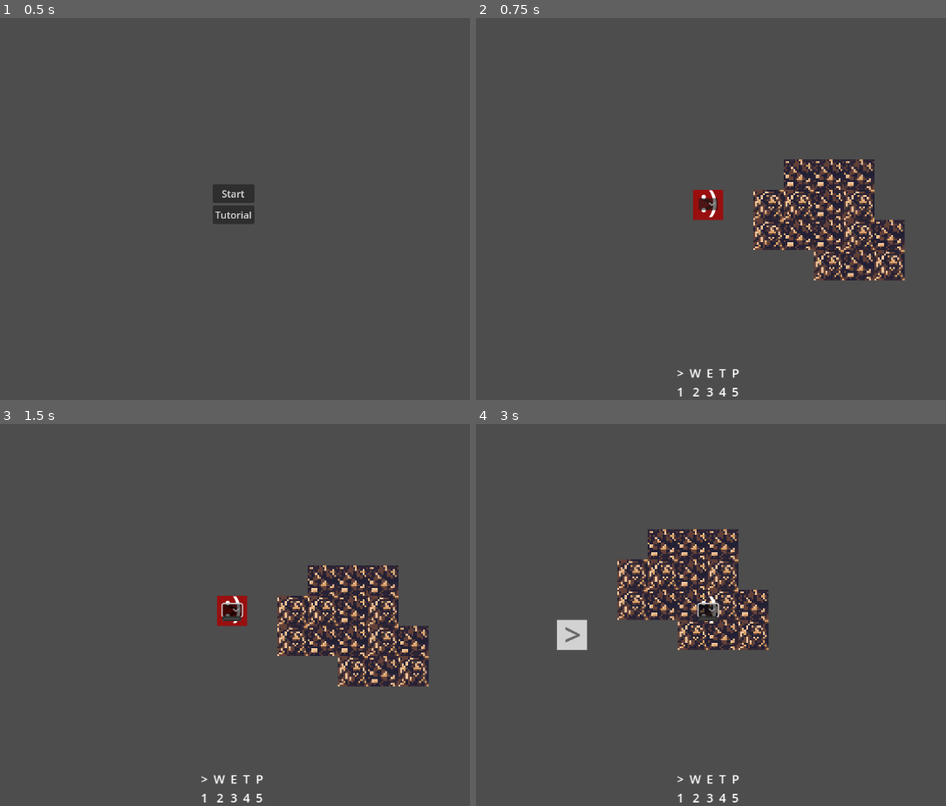
Above: before the commit, frames 1-4 (two rows, left to right).
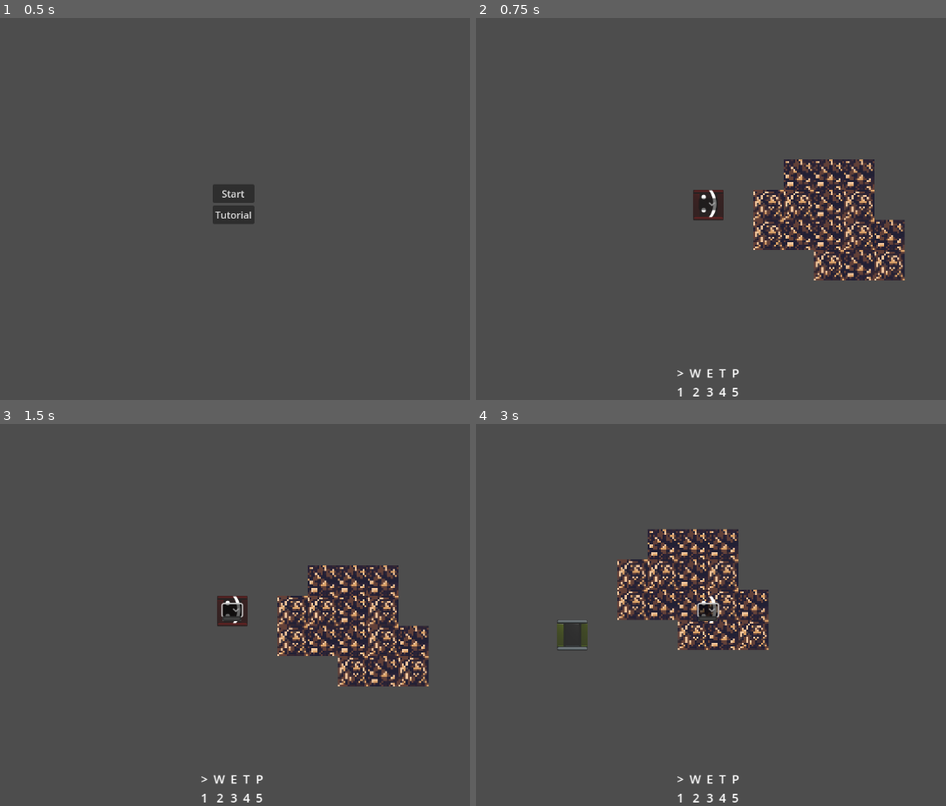
Above: after the commit, the same moments.

Repository: ArtyuiCraft/ScrapYard
Game: Godot game, scene res://scenes/main_menu.tscn
The game is run twice, just before and just after one commit, with the same random seed, the same clock (stepped at 60 frames per second) and the same inputs.
Inputs (mouse positions are in pixels of both pictures, inside the frame that each line leads up to):
- Up to frame 1 (0.5 s): no input
- Up to frame 2 (0.75 s): click "Start" at 0.5 s
- Up to frame 3 (1.5 s): click (230, 611) at 1.25 s
- Up to frame 4 (3 s): tap Enter at 2 s; move the mouse to (861, 592) at 2.02 s; hold D (right) 2.03-2.78 s; tap Mouse wheel down (Scroll_down) at 2.1 s; move the mouse to (570, 630) at 2.77 s; hold Down (down) from 2.78 s (still down); tap Mouse wheel up (Scroll_up) at 2.85 s

Frame 1 is identical in both runs. In frame 2, 0.4% of the frame differs, in the area x 46-53%, y 44-53%; in frame 3, 0.4%; in frame 4, 0.5%, in the area x 17-24%, y 51-60%.

Commit message:
cooool textures

Diff:
--- a/Items/BulletItem.tscn
+++ b/Items/BulletItem.tscn
@@ -10,6 +10,7 @@
 [node name="BaseItem" parent="." instance=ExtResource("1_5ia6g")]
 
 [node name="|" type="Label" parent="BaseItem"]
+z_index = 5
 offset_left = -5.0
 offset_top = -14.0
 offset_right = 8.0
--- a/Items/Scrap.tscn
+++ b/Items/Scrap.tscn
@@ -10,7 +10,7 @@
 [node name="BaseItem" parent="." instance=ExtResource("1_jfudc")]
 
 [node name="S" type="Label" parent="BaseItem"]
-z_index = 2
+z_index = 6
 offset_left = -4.0
 offset_top = -12.0
 offset_right = 36.0
--- a/Items/base_item.tscn
+++ b/Items/base_item.tscn
@@ -8,13 +8,11 @@
 
 [node name="BaseItem" type="CharacterBody2D"]
 z_index = 2
-collision_layer = 0
-collision_mask = 0
+collision_layer = 2
 script = ExtResource("1_2bbic")
 
 [node name="Pickup+Belt" type="Area2D" parent="." groups=["item"]]
 collision_layer = 2
-collision_mask = 2
 
 [node name="Collision" type="CollisionShape2D" parent="Pickup+Belt"]
 shape = SubResource("CapsuleShape2D_i7ox0")
--- a/Objects/Conveyor.tscn
+++ b/Objects/Conveyor.tscn
@@ -1,13 +1,7 @@
-[gd_scene load_steps=6 format=3 uid="uid://ct65m6r3640xt"]
+[gd_scene load_steps=5 format=3 uid="uid://ct65m6r3640xt"]
 
 [ext_resource type="Script" path="res://Objects/conveyor.gd" id="1_3ot70"]
-
-[sub_resource type="BoxMesh" id="BoxMesh_hl2gs"]
-size = Vector3(50, 50, 50)
-
-[sub_resource type="LabelSettings" id="LabelSettings_1ho7m"]
-font_size = 50
-font_color = Color(0, 0, 0, 1)
+[ext_resource type="Texture2D" uid="uid://bgbiwyplfuftc" path="res://images/belt.png" id="2_achji"]
 
 [sub_resource type="RectangleShape2D" id="RectangleShape2D_ey0tc"]
 size = Vector2(50, 3)
@@ -18,34 +12,22 @@
 [node name="Conveyor" type="Node2D"]
 script = ExtResource("1_3ot70")
 
-[node name="Box" type="MeshInstance2D" parent="."]
-mesh = SubResource("BoxMesh_hl2gs")
-
-[node name=">" type="Label" parent="."]
-z_index = 1
-offset_left = -23.0
-offset_top = -36.0
-offset_right = 26.0
-offset_bottom = 33.0
-text = ">"
-label_settings = SubResource("LabelSettings_1ho7m")
-horizontal_alignment = 1
-vertical_alignment = 1
-metadata/_edit_use_anchors_ = true
-
 [node name="KeepGoing" type="Area2D" parent="." groups=["belt"]]
 position = Vector2(0.5, 0)
-collision_layer = 3
-collision_mask = 3
+collision_mask = 2
 
 [node name="CollisionShape2D" type="CollisionShape2D" parent="KeepGoing" groups=["belt", "keepgoing"]]
 position = Vector2(0, 0.5)
 shape = SubResource("RectangleShape2D_ey0tc")
 
 [node name="Mover" type="Area2D" parent="." groups=["keepgoing"]]
-collision_layer = 3
-collision_mask = 3
+collision_mask = 2
 
 [node name="CollisionShape2D2" type="CollisionShape2D" parent="Mover" groups=["keepgoing"]]
 rotation = -1.5708
 shape = SubResource("RectangleShape2D_1n0q2")
+
+[node name="Sprite2D" type="Sprite2D" parent="."]
+position = Vector2(0.500001, 0.250004)
+scale = Vector2(0.112832, 0.113938)
+texture = ExtResource("2_achji")
--- a/Objects/Producer.tscn
+++ b/Objects/Producer.tscn
@@ -20,10 +20,10 @@
 font_color = Color(0, 0, 0, 1)
 
 [sub_resource type="RectangleShape2D" id="RectangleShape2D_pl4el"]
-size = Vector2(24, 50)
+size = Vector2(24, 43)
 
 [sub_resource type="RectangleShape2D" id="RectangleShape2D_edsea"]
-size = Vector2(15.25, 50)
+size = Vector2(15.25, 43)
 
 [sub_resource type="RectangleShape2D" id="RectangleShape2D_7t8tx"]
 size = Vector2(20, 50)
@@ -31,6 +31,7 @@
 [node name="Producer" type="Node2D"]
 z_index = 3
 script = ExtResource("1_jg2r7")
+metadata/_edit_vertical_guides_ = [-76.0]
 
 [node name="Box" type="MeshInstance2D" parent="."]
 z_index = 3
@@ -61,17 +62,16 @@
 
 [node name="CollisionShape2D" type="CollisionShape2D" parent="out2" groups=["belt"]]
 z_index = 3
-position = Vector2(22, 0)
+position = Vector2(22, 0.5)
 shape = SubResource("RectangleShape2D_pl4el")
 
 [node name="in" type="Area2D" parent="." groups=["belt", "collector"]]
 z_index = 3
-collision_layer = 2
 collision_mask = 2
 
 [node name="CollisionShape2D" type="CollisionShape2D" parent="in" groups=["belt"]]
 z_index = 3
-position = Vector2(-17.375, 0)
+position = Vector2(-17.375, 0.5)
 shape = SubResource("RectangleShape2D_edsea")
 
 [node name="out" type="Node2D" parent="."]
--- a/Objects/Turret.tscn
+++ b/Objects/Turret.tscn
@@ -2,13 +2,8 @@
 
 [ext_resource type="Script" path="res://Objects/turret.gd" id="1_7lfrt"]
 [ext_resource type="PackedScene" uid="uid://b5qm838lv8umd" path="res://scenes/Bullet.tscn" id="2_dieey"]
-
-[sub_resource type="BoxMesh" id="BoxMesh_c1e1x"]
-size = Vector3(50, 50, 50)
-
-[sub_resource type="LabelSettings" id="LabelSettings_36j4j"]
-font_size = 42
-font_color = Color(0, 0, 0, 1)
+[ext_resource type="Texture2D" uid="uid://bc4g4bihecw6v" path="res://images/turret_top.webp" id="3_0d34y"]
+[ext_resource type="Texture2D" uid="uid://cu3gu1vp1gnkf" path="res://images/turret_bottom.webp" id="4_gehds"]
 
 [sub_resource type="CircleShape2D" id="CircleShape2D_iy3xp"]
 radius = 300.0
@@ -23,27 +18,18 @@
 script = ExtResource("1_7lfrt")
 bullet = ExtResource("2_dieey")
 
-[node name="box" type="MeshInstance2D" parent="."]
-mesh = SubResource("BoxMesh_c1e1x")
-
 [node name="pivot" type="Node2D" parent="."]
-
-[node name="T>" type="Label" parent="pivot"]
-z_index = 1
-offset_left = -23.0
-offset_top = -36.0
-offset_right = 26.0
-offset_bottom = 33.0
-text = "T>"
-label_settings = SubResource("LabelSettings_36j4j")
-horizontal_alignment = 1
-vertical_alignment = 1
-metadata/_edit_use_anchors_ = true
 
 [node name="FiringRange" type="Area2D" parent="pivot"]
 
 [node name="Polygon" type="CollisionPolygon2D" parent="pivot/FiringRange"]
 polygon = PackedVector2Array(0, 0, 300, 100, 300, -100)
+
+[node name="TurretTop" type="Sprite2D" parent="pivot"]
+z_index = 1
+position = Vector2(2.38419e-07, -1)
+scale = Vector2(0.12, 0.12)
+texture = ExtResource("3_0d34y")
 
 [node name="range" type="Area2D" parent="." groups=["turret"]]
 scale = Vector2(0.992274, 1)
@@ -59,7 +45,6 @@
 one_shot = true
 
 [node name="bulletacceptor" type="Area2D" parent="." groups=["collector"]]
-collision_layer = 2
 collision_mask = 2
 
 [node name="Collision" type="CollisionShape2D" parent="bulletacceptor"]
@@ -73,4 +58,9 @@
 [node name="Collision" type="CollisionShape2D" parent="RigidBody2D"]
 shape = SubResource("RectangleShape2D_7j70n")
 
+[node name="TurretBottom" type="Sprite2D" parent="."]
+position = Vector2(1.90735e-06, 1.90735e-06)
+scale = Vector2(0.142857, 0.142857)
+texture = ExtResource("4_gehds")
+
 [connection signal="area_entered" from="bulletacceptor" to="." method="_on_bulletacceptor_area_entered"]
--- a/Objects/ghosts/ConveyorGhost.tscn
+++ b/Objects/ghosts/ConveyorGhost.tscn
@@ -1,28 +1,12 @@
-[gd_scene load_steps=4 format=3 uid="uid://b5hj3ftomkm35"]
+[gd_scene load_steps=3 format=3 uid="uid://b5hj3ftomkm35"]
 
 [ext_resource type="Script" path="res://Objects/ghosts/ghost.gd" id="1_4j21j"]
-
-[sub_resource type="BoxMesh" id="BoxMesh_hl2gs"]
-size = Vector3(50, 50, 50)
-
-[sub_resource type="LabelSettings" id="LabelSettings_1ho7m"]
-font_size = 50
-font_color = Color(0, 0, 0, 1)
+[ext_resource type="Texture2D" uid="uid://bgbiwyplfuftc" path="res://images/belt.png" id="2_cqiv3"]
 
 [node name="Conveyor" type="Node2D"]
 script = ExtResource("1_4j21j")
 
-[node name="Box" type="MeshInstance2D" parent="."]
-mesh = SubResource("BoxMesh_hl2gs")
-
-[node name=">" type="Label" parent="."]
-z_index = 1
-offset_left = -23.0
-offset_top = -36.0
-offset_right = 26.0
-offset_bottom = 33.0
-text = ">"
-label_settings = SubResource("LabelSettings_1ho7m")
-horizontal_alignment = 1
-vertical_alignment = 1
-metadata/_edit_use_anchors_ = true
+[node name="Sprite2D" type="Sprite2D" parent="."]
+position = Vector2(0.500001, 0.250004)
+scale = Vector2(0.112832, 0.113938)
+texture = ExtResource("2_cqiv3")
--- a/Objects/ghosts/TurretGhost.tscn
+++ b/Objects/ghosts/TurretGhost.tscn
@@ -1,28 +1,19 @@
 [gd_scene load_steps=4 format=3 uid="uid://rhoavtqtxsqj"]
 
 [ext_resource type="Script" path="res://Objects/ghosts/ghost.gd" id="1_5ph5t"]
-
-[sub_resource type="BoxMesh" id="BoxMesh_c1e1x"]
-size = Vector3(50, 50, 50)
-
-[sub_resource type="LabelSettings" id="LabelSettings_36j4j"]
-font_size = 42
-font_color = Color(0, 0, 0, 1)
+[ext_resource type="Texture2D" uid="uid://cu3gu1vp1gnkf" path="res://images/turret_bottom.webp" id="2_oqucp"]
+[ext_resource type="Texture2D" uid="uid://bc4g4bihecw6v" path="res://images/turret_top.webp" id="3_q8e1s"]
 
 [node name="Turret" type="Node2D"]
 script = ExtResource("1_5ph5t")
 
-[node name="Box" type="MeshInstance2D" parent="."]
-mesh = SubResource("BoxMesh_c1e1x")
+[node name="TurretBottom" type="Sprite2D" parent="."]
+position = Vector2(1.90735e-06, 1.90735e-06)
+scale = Vector2(0.142857, 0.142857)
+texture = ExtResource("2_oqucp")
 
-[node name="T>" type="Label" parent="."]
+[node name="TurretTop" type="Sprite2D" parent="."]
 z_index = 1
-offset_left = -23.0
-offset_top = -36.0
-offset_right = 26.0
-offset_bottom = 33.0
-text = "T>"
-label_settings = SubResource("LabelSettings_36j4j")
-horizontal_alignment = 1
-vertical_alignment = 1
-metadata/_edit_use_anchors_ = true
+position = Vector2(2.38419e-07, -1)
+scale = Vector2(0.12, 0.12)
+texture = ExtResource("3_q8e1s")
--- a/Objects/producer.gd
+++ b/Objects/producer.gd
@@ -1,4 +1,4 @@
-@tool
+
 extends Node2D
 
 @export_enum("up","down","left","right") var tilerotation: String = "right":
@@ -27,9 +27,11 @@
 func _process(delta):
 	var to_remove = []
 	for i in $in.get_overlapping_areas():
-		if i.is_in_group("item") and i.get_parent().get_parent().name in items.keys():
-			items[i.get_parent().get_parent().name] += 1
-			to_remove.append(i.get_parent().get_parent())
+		if i.is_in_group("item"):
+			var item_name = i.get_parent().get_parent().name
+			if items.has(item_name):
+				items[item_name] += 1
+				to_remove.append(i.get_parent().get_parent())
 	for item in to_remove:
 		item.queue_free()
 
Binary file added: images/belt.png
Not shown, added: images/belt.png.import
Binary file added: images/turret_bottom.webp
Not shown, added: images/turret_bottom.webp.import
Binary file added: images/turret_top.webp
Not shown, added: images/turret_top.webp.import
